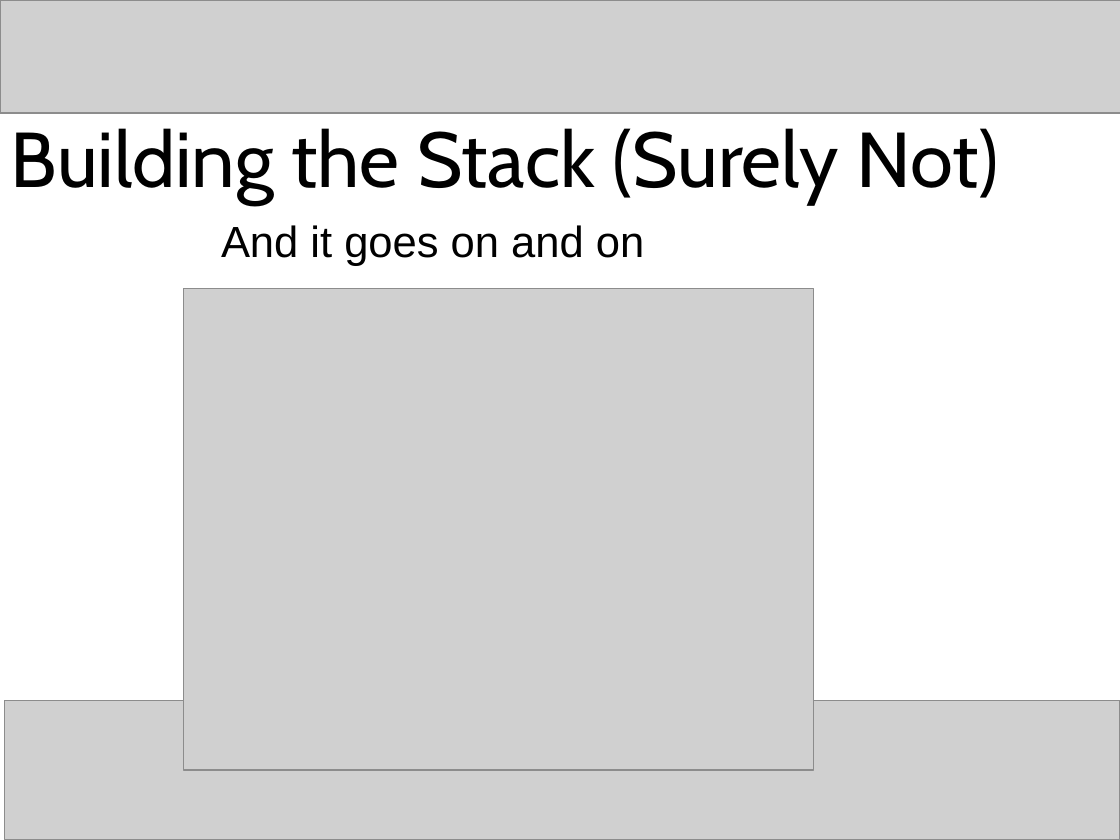
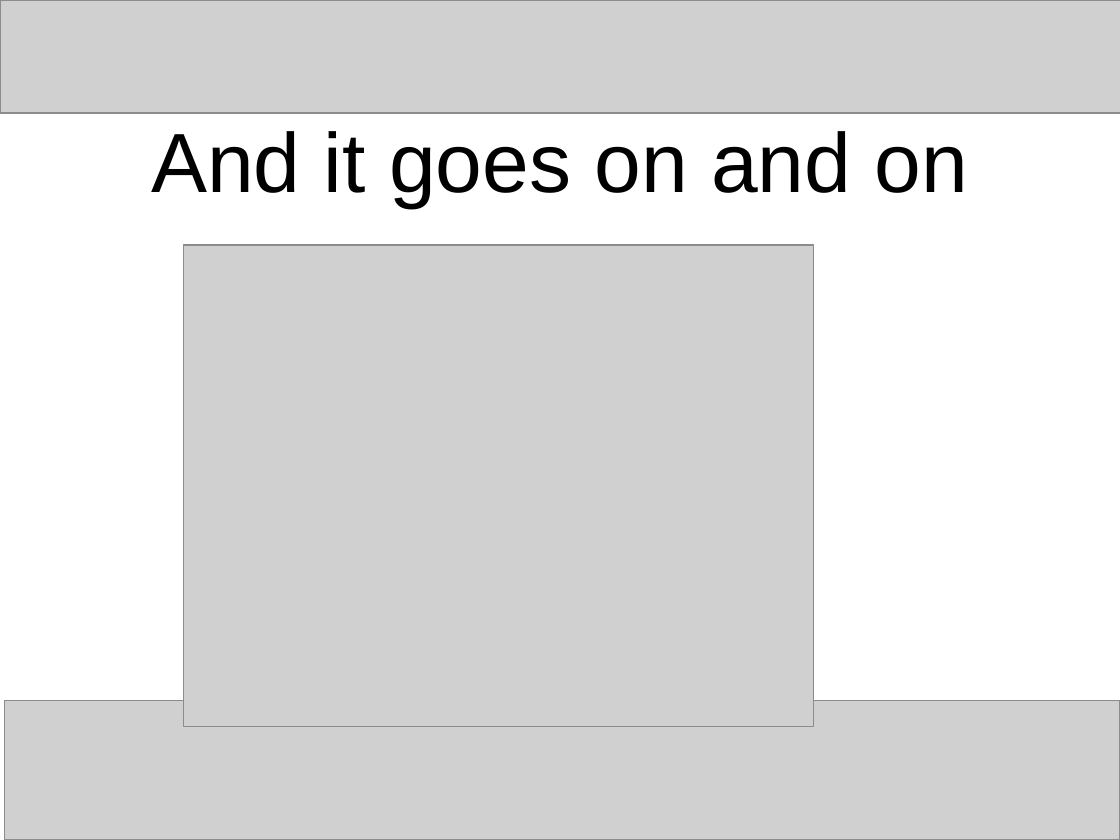
Before and after one commit to craignicol/scotaltdotnet, a slide deck: slide 14 of seattle/HORN Pres.ppt (slide 15 before the commit). Drawn at 1120x840 pixels with LibreOffice and Linux fonts; fonts in the diff are those of the drawing; grey boxes stand for pictures. Boxes give left, top, right and bottom in pixels: in the first picture for what was removed or moved away, otherwise in the second. Text is boxed around its words. In the diff, an @@ line names an element or a change of style, - is before the commit and + after.

```diff
--- a/seattle/HORN Pres.ppt
+++ b/seattle/HORN Pres.ppt
@@ text "And it goes on and ...": place and size @@
-text "And it goes on and ..." at (221,225,644,266)
+text "And it goes on and ..." at (151,131,968,208)
@@ text "And it goes on and ..." at (151,131,968,208): size 28 to 54 pt; alignment left to centre @@
@@ text removed at (11,128,998,205) @@
-Building the Stack (Surely Not)
@@ picture: place and size @@
-picture at (184,289,814,771)
+picture at (184,245,814,727)
```
Also in this commit, not shown: 1 other slide changed, 2 slides added, 2 slides removed, 1 other file.
